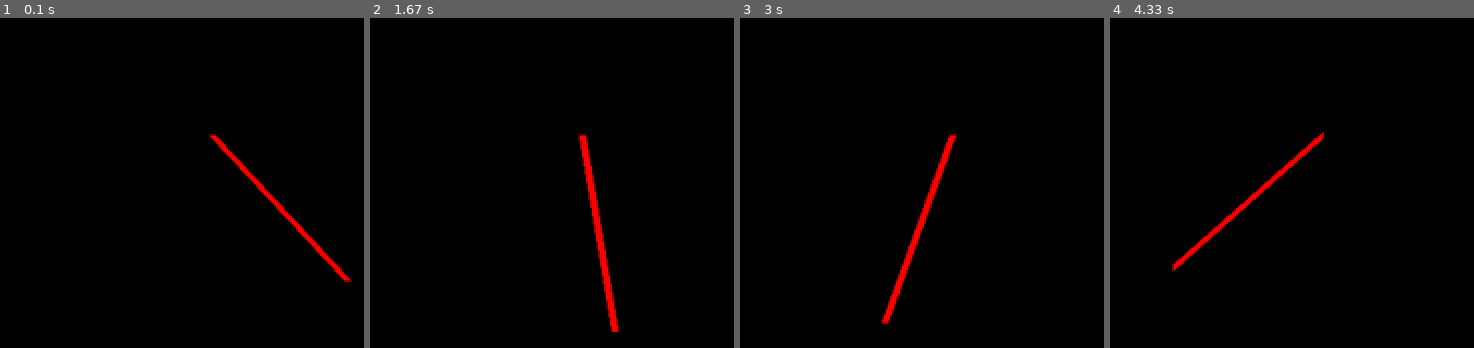
Above: before the commit, frames 1-4 (left to right).
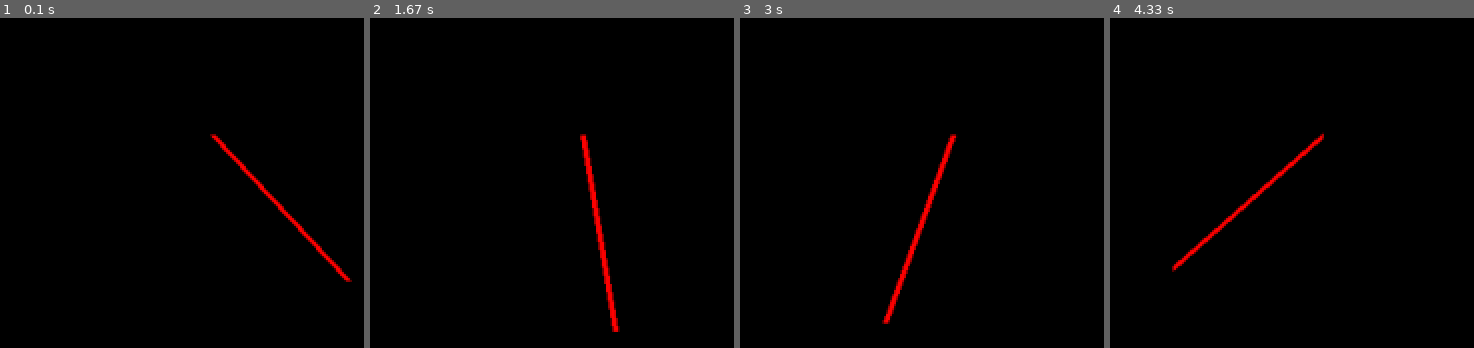
Above: after the commit, the same moments.

Repository: 0dminnimda/magnetic_vector_field
Game: pygame game, started from vector.py
Two runs of this game, one before a commit and one after it. Both use one fixed random seed, a clock stepped at 60 frames per second and the inputs below.
Inputs:
- Up to frame 1 (0.1 s): no input
- Up to frame 2 (1.67 s): no input
- Up to frame 3 (3 s): no input
- Up to frame 4 (4.33 s): no input

The runs differ from the first frame. In frame 1, 0.5% of the frame differs, in the area x 57-96%, y 35-80%; in frame 2, 0.5%; in frame 3, 0.5%, in the area x 38-59%, y 35-93%; in frame 4, 0.5%.

Commit message:
Update vector.py

Diff:
--- a/vector.py
+++ b/vector.py
@@ -1,12 +1,10 @@
 import numpy as np
 from numpy import linalg as lrg
-from math import sin, cos, pi
+from math import sin, cos, pi, tau, atan2
 import pygame
 from pygame.locals import *
-from pygame_draw import pyg_draw
+from pygame_draw import pyg_draw, mou_pos
 from time import time as ti
-
-#np.seterr(divide='ignore', invalid='ignore')
 
 class Vector:
     def __init__(self, x, y, x1=0, y1=0):
@@ -35,18 +33,50 @@
     def rotate(self, angle):
         rotation_matrix = [[np.cos(angle), np.sin(angle)], [-np.sin(angle), np.cos(angle)]]
         self.vec = np.dot(rotation_matrix, self.vec)
-        self.scale(self.__mag)
-
-    def scale(self, num):
-        if self.mag() != 0:
-            self.vec = self.vec*(num/self.mag())
+        self.set_mag(self.__mag)
 
     def mag(self):
         return lrg.norm(self.vec)
 
+    def norm(self):
+        self.set_mag(1)
+
     def mul(self, num):
         self.vec *= num
         self.__mag = self.mag()
+
+    def ang(self):
+        return -np.arctan2(*self.vec[::-1])
+
+    def ang_between(self, vec):
+        return self.ang()-vec.ang()
+
+    def set_vec(self, vec):
+        self.vec = np.array(vec)
+
+    def set_pos(self, pos):
+        self.pos = np.array(pos)
+
+    def set_x(self, x):
+        self.vec[0] = x
+
+    def set_y(self, y):
+        self.vec[1] = y
+
+    def set_x0(self, x0):
+        self.pos[0] = x0
+
+    def set_y0(self, y0):
+        self.pos[1] = y0
+
+    def set_mag(self, num):
+        if self.mag() != 0:
+            self.vec = self.vec*num/self.mag()
+        self.__mag = num
+
+    def set_ang(self, angle):
+        self.vec = np.array([self.__mag, 0])
+        self.rotate(angle)
 
     def draw(self, pd, r=1, col="red"):
         pd.line(self.pos, self.vec+self.pos, col, r)
@@ -62,6 +92,12 @@
 m = a.mag()
 m2 = a2.mag()
 
+#a.set_mag(1)
+#a.rotate(pi*0.5)
+#a.set_ang(pi)
+
+ang = 0
+
 run = True
 while run:
     clo.tick(120)
@@ -70,12 +106,13 @@
         if event.type == KEYDOWN and event.key == K_ESCAPE:
             run = not True
 
-    print(a.mag())
-    a.draw(pd, 5)
+    ang += 0.01
+    print(a.mag(), a.ang())
+    a.draw(pd, 4)
+    a.set_ang(a.ang())
     a.rotate(-pi*0.001)
+
     #a.mul(1.0005)
-    #print(a.__dict__)
-    #print(a.mag()-m)
 
     pd.upd()
     pd.fill()
